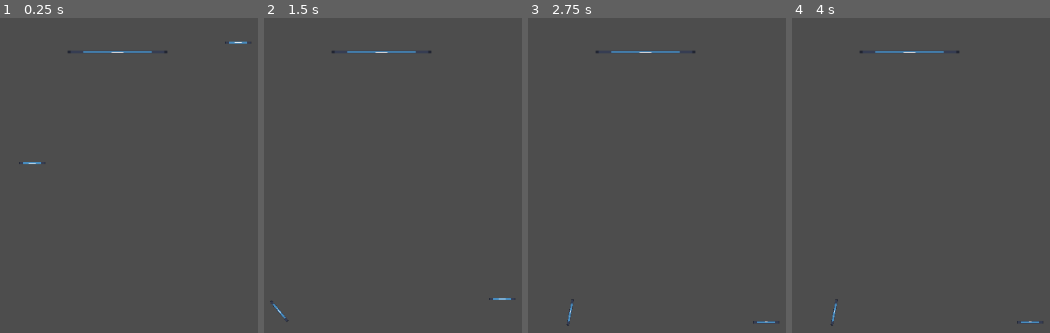
Above: before the commit, frames 1-4 (left to right).
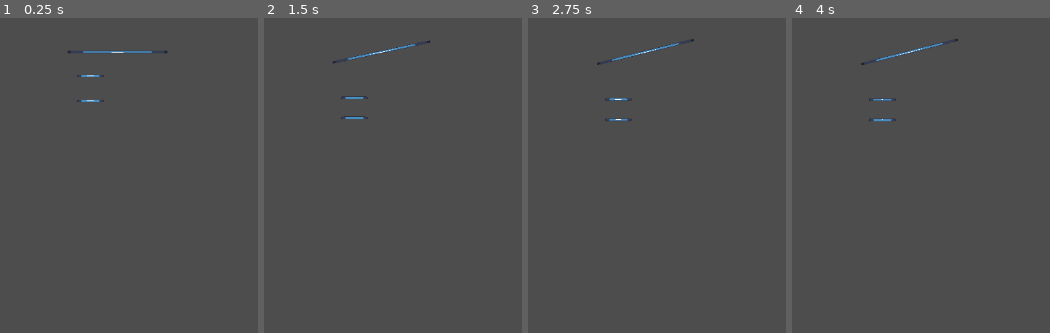
Above: after the commit, the same moments.

Repository: AlexYam94/GameOff_2023_Scale
Game: Godot game, scene res://Scenes/root.tscn
Same seed, same stepped clock (60 frames per second), same inputs: the game is played once before the commit and once after it. The engine's default icon, where the game draws it, is replaced by a stand-in: a white triangle on a blue panel in a dark square.
Inputs (mouse positions are in pixels of both pictures, inside the frame that each line leads up to):
- Up to frame 1 (0.25 s): no input
- Up to frame 2 (1.5 s): drag from (478, 103) to (462, 21) at 0.52 s; drag from (274, 314) to (331, 103) at 1.27 s
- Up to frame 3 (2.75 s): tap Enter at 2 s; move the mouse to (726, 21) at 2.02 s; click (726, 21) at 2.17 s
- Up to frame 4 (4 s): tap Space at 2.75 s; drag from (869, 207) to (outside the picture) at 2.77 s; tap Enter at 3.5 s; move the mouse to (outside the picture) at 3.52 s; click (outside the picture) at 3.67 s

The runs differ from the first frame. In frame 1, 0.2% of the frame differs, in the area x 7-98%, y 7-47%; in frame 2, 0.6%, in the area x 2-98%, y 6-97%; in frame 3, 0.6%; in frame 4, 0.6%.

Commit message:
Add unregister object from pan

Diff:
--- a/Scenes/root.tscn
+++ b/Scenes/root.tscn
@@ -24,14 +24,14 @@
 zoom = Vector2(3, 3)
 
 [node name="Weight" parent="LevelLoader/Node2D" instance=ExtResource("5_p7brq")]
-position = Vector2(47, -45)
+position = Vector2(-24, -17)
 collision_layer = 4
 collision_mask = 4
 can_sleep = false
 stopDistance = 3.0
 
 [node name="Weight2" parent="LevelLoader/Node2D" instance=ExtResource("5_p7brq")]
-position = Vector2(-52, 13)
+position = Vector2(-24, -29)
 collision_layer = 4
 collision_mask = 4
 can_sleep = false
--- a/Scenes/weight.tscn
+++ b/Scenes/weight.tscn
@@ -5,7 +5,6 @@
 
 [sub_resource type="PhysicsMaterial" id="PhysicsMaterial_tb51x"]
 rough = true
-bounce = 0.5
 
 [sub_resource type="RectangleShape2D" id="RectangleShape2D_3lujh"]
 size = Vector2(10, 10)
--- a/Scripts/DragAndDrop.gd
+++ b/Scripts/DragAndDrop.gd
@@ -108,4 +108,11 @@
 func _on_body_exited(body):
 	#TODO
 	#if exist drag and drop or pan, unregister
-	pass # Replace with function body.
+	if not pan:
+		return
+	if (body is Pan):
+		if (body as Pan) == pan:
+			pan.unregisterObj(self)
+	elif (body is DragAndDrop):
+		if (body as DragAndDrop).pan == pan:
+			pan.unregisterObj(self)
